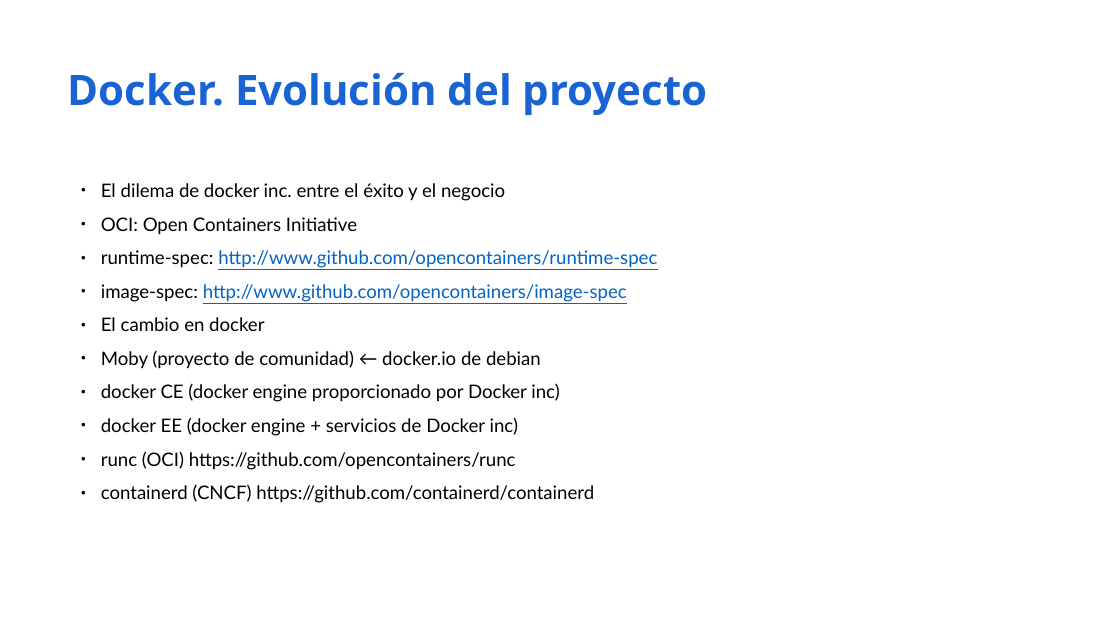
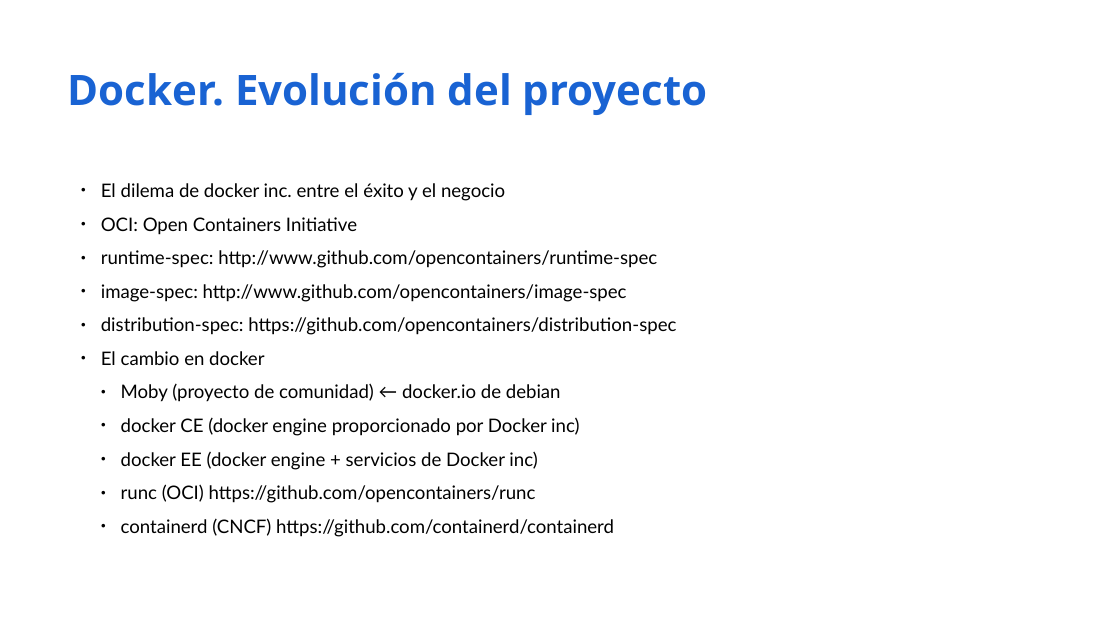
Before and after one commit to iesgn/curso_kubernetes_2020, a slide deck: slide 21 of unidad1/01-despliegue_aplic_contenedores.odp (slide 17 before the commit). Drawn at 1120x630 pixels with LibreOffice and Linux fonts; fonts in the diff are those of the drawing. Boxes give left, top, right and bottom in pixels: in the first picture for what was removed or moved away, otherwise in the second. Text is boxed around its words. In the diff, an @@ line names an element or a change of style, - is before the commit and + after.

```diff
--- a/unidad1/01-despliegue_aplic_contenedores.odp
+++ b/unidad1/01-despliegue_aplic_contenedores.odp
@@ text at <box>101,250,657,537</box>: text colour #0563C1 to #000000, underline off in "http://www.github.com/opencontainers/runtime-spec", "http://www.github.com/opencontainers/image-spec"; list level 1 to 2 in "Moby (proyecto de comunidad) ← ..."; list level 1 to 2 in "docker CE (docker engine proporcionado ..."; list level 1 to 2 in "docker EE (docker engine + ..."; list level 1 to 2 in "runc (OCI) https://github.com/opencontainers/runc"; list level 1 to 2 in "containerd (CNCF) https://github.com/containerd/containerd" @@
@@ text at <box>101,317,676,335</box>: paragraph added @@
+● distribution-spec: https://github.com/opencontainers/distribution-spec
```
Also in this commit, not shown: 10 other slides changed, 21 slides added, 1 slide removed, 1 other file.
